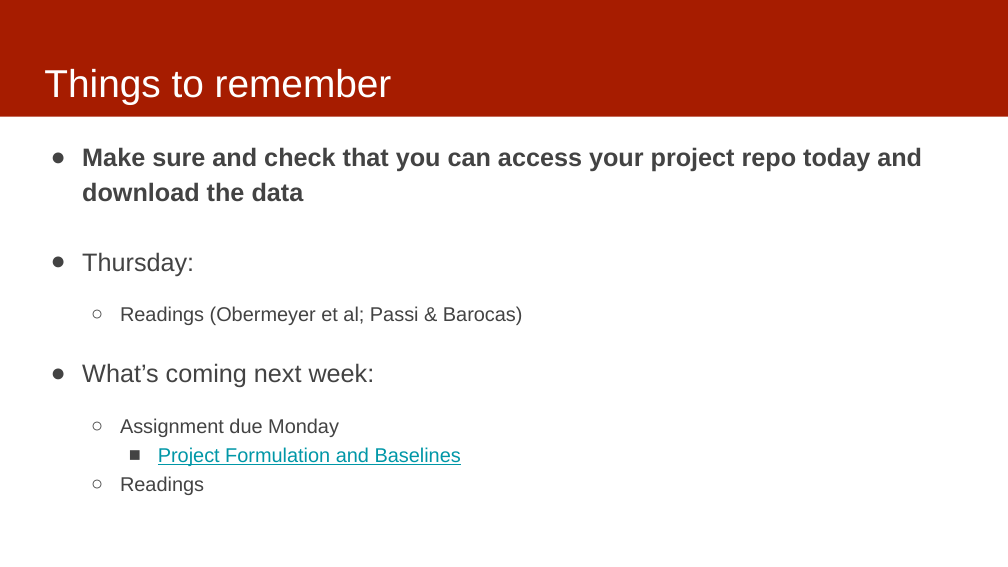
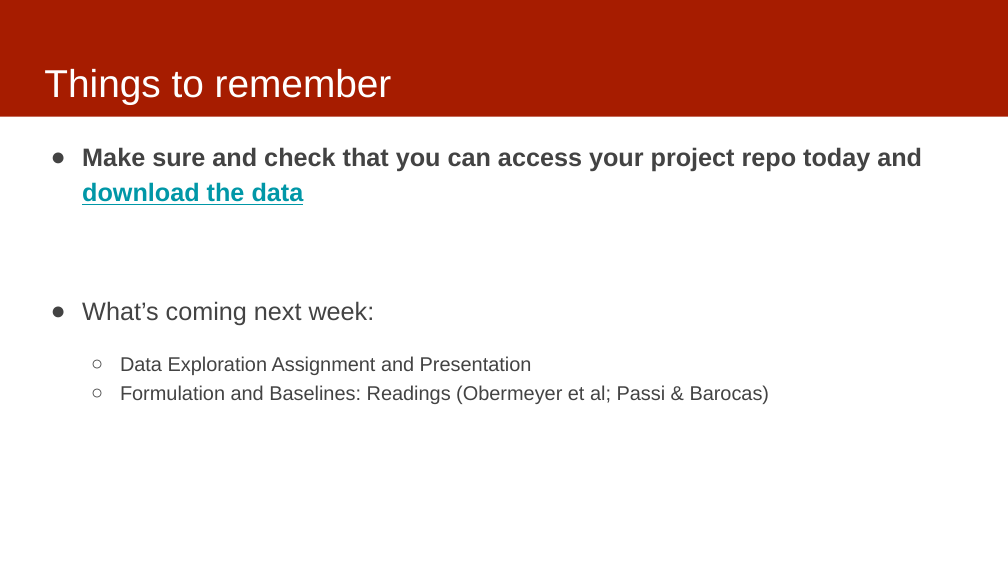
Before and after one commit to dssg/MLinPractice, a slide deck: slide 2 of Lectures/Lecture3-Data.pptx. Drawn at 1008x567 pixels with LibreOffice and Linux fonts; fonts in the diff are those of the drawing. Boxes give left, top, right and bottom in pixels: in the first picture for what was removed or moved away, otherwise in the second. Text is boxed around its words. In the diff, an @@ line names an element or a change of style, - is before the commit and + after.

```diff
--- a/Lectures/Lecture3-Data.pptx
+++ b/Lectures/Lecture3-Data.pptx
@@ text at (x1=82, y1=147, x2=922, y2=205): text colour #434343 to #0097A7, underline on in "download the data" @@
@@ text at (x1=82, y1=252, x2=523, y2=325): paragraphs removed @@
-● Thursday:
-  ○ Readings (Obermeyer et al; Passi & Barocas)
@@ text at (x1=120, y1=356, x2=770, y2=404): text changed; text colour #0097A7 to #434343 @@
-  ○ Assignment due Monday
-    ■ Project Formulation and Baselines
-  ○ Readings
+  ○ Data Exploration Assignment and Presentation
+  ○ Formulation and Baselines: Readings (Obermeyer et al; Passi & Barocas)
```
Also in this commit, not shown: 2 other slides changed, 2 slides added, 3 slides removed, 1 other file.
